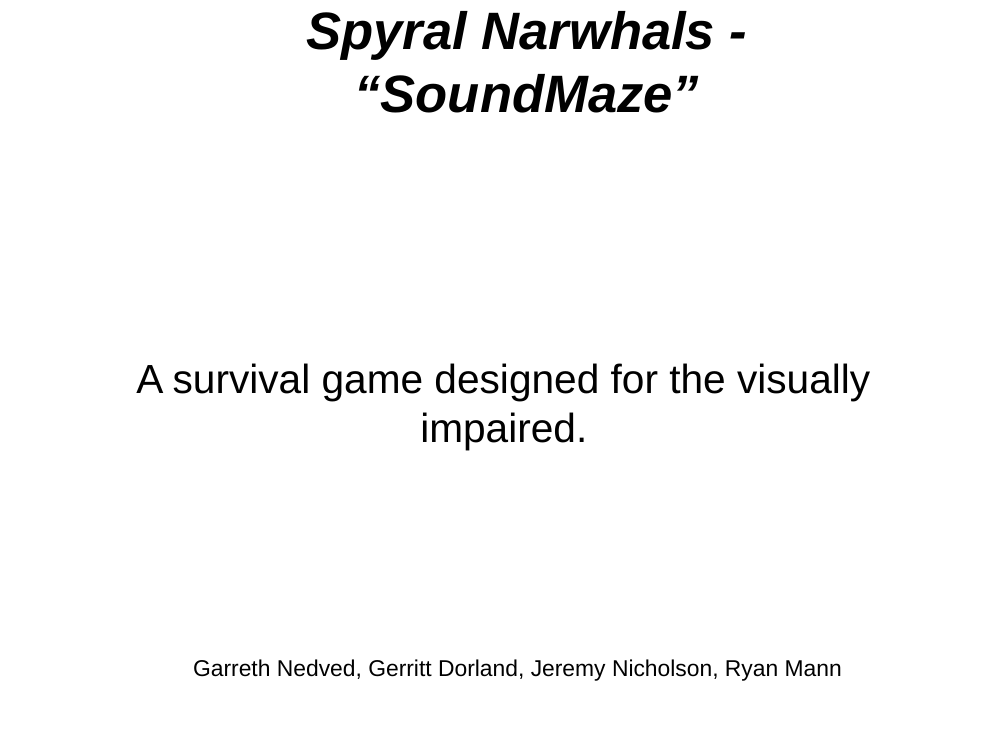
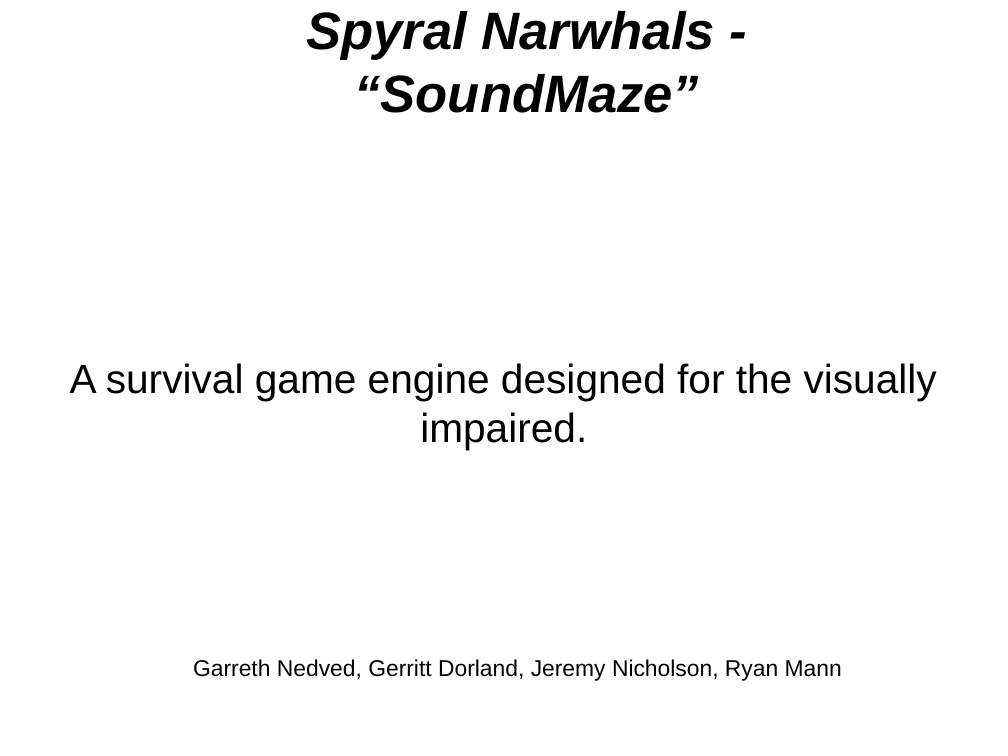
Before and after one commit to maxfield/Presentations, a slide deck: slide 1 of spyral-narwhals/presentation.odp. Drawn at 1008x756 pixels with LibreOffice and Linux fonts; fonts in the diff are those of the drawing; background and template pictures are left out. Boxes give left, top, right and bottom in pixels: in the first picture for what was removed or moved away, otherwise in the second. Text is boxed around its words. In the diff, an @@ line names an element or a change of style, - is before the commit and + after.

Commit message:
Adds more to Presentation, Includes Burndown
Updates presentation with burndown charts and game screenshots. Includes
spreadsheet of burndown charts.

```diff
--- a/spyral-narwhals/presentation.odp
+++ b/spyral-narwhals/presentation.odp
@@ subtitle at bbox=[70, 363, 937, 449]: text changed @@
-A survival game designed for the visually impaired.
+A survival game engine designed for the visually impaired.
```
Also in this commit, not shown: 5 slides added, 2 other files.
